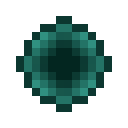
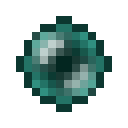
Revision of a layered 128 x 128 image; what changed, layer by layer:
added layer "Layer" above "Background" over [32, 32, 96, 96]
